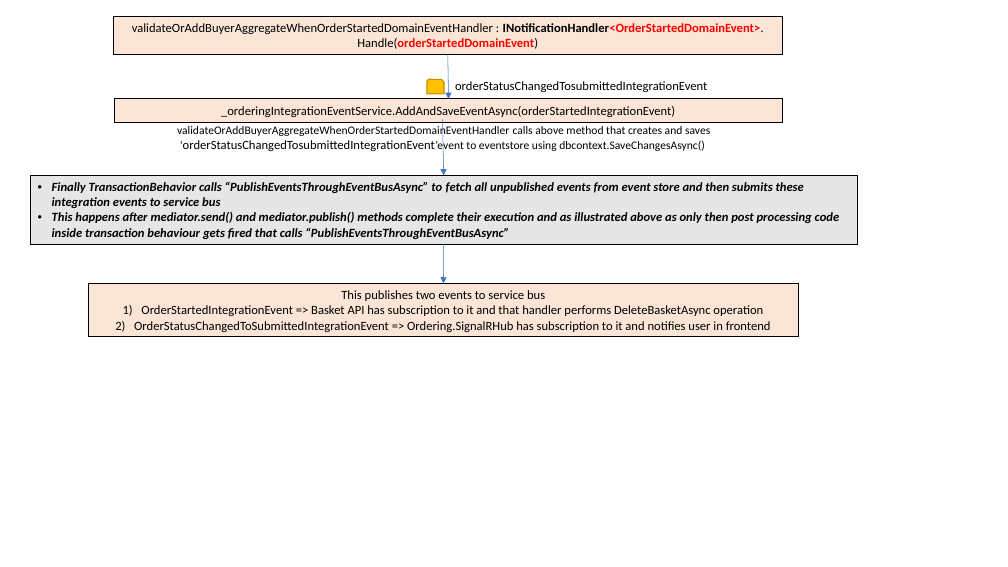
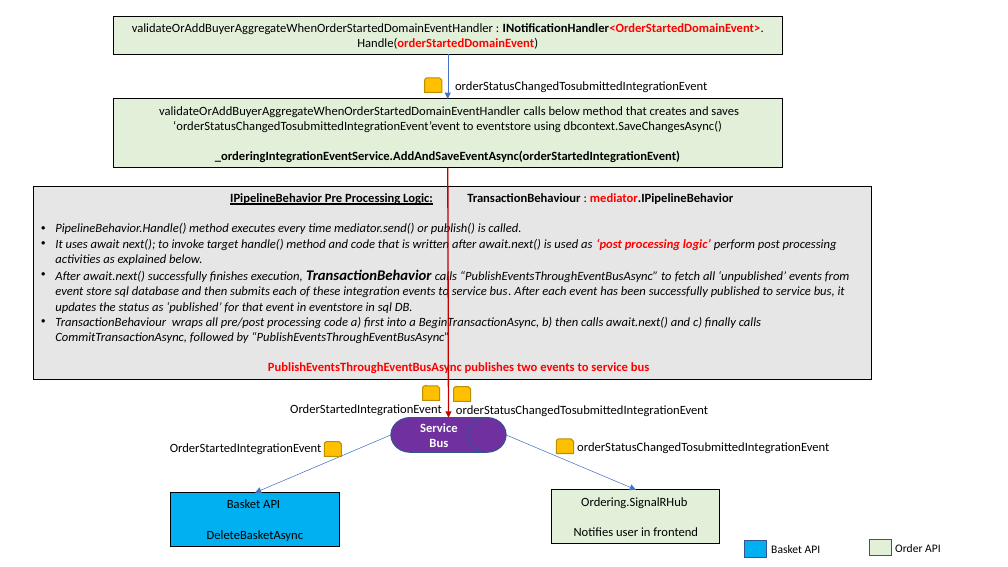
Before and after one commit to priyanko83/mykube, a slide deck: slide 3 of eshoponcontainer/eshoponcontainers_ApplicationDesign.pptx. Drawn at 1008x567 pixels with LibreOffice and Linux fonts; fonts in the diff are those of the drawing. Boxes give left, top, right and bottom in pixels: in the first picture for what was removed or moved away, otherwise in the second. Text is boxed around its words. In the diff, an @@ line names an element or a change of style, - is before the commit and + after.

```diff
--- a/eshoponcontainer/eshoponcontainers_ApplicationDesign.pptx
+++ b/eshoponcontainer/eshoponcontainers_ApplicationDesign.pptx
@@ rectangle "validateOrAddBuyerAggregateWhenOrderStartedDomainEventHandle ..." at [113, 16, 783, 54]: fill #FBE5D6 to #E2F0D9 @@
@@ rectangle "validateOrAddBuyerAggregateWhenOrderStartedDomainEventHandle ..." at [113, 99, 783, 168]: fill #FBE5D6 to #E2F0D9 @@
@@ rectangle "validateOrAddBuyerAggregateWhenOrderStartedDomainEventHandle ...": place and size @@
-rectangle "validateOrAddBuyerAggregateWhenOrderStartedDomainEventHandle ..." at [114, 99, 783, 123]
+rectangle "validateOrAddBuyerAggregateWhenOrderStartedDomainEventHandle ..." at [113, 99, 783, 168]
@@ text in rectangle at [173, 106, 738, 132]: paragraph added @@
+validateOrAddBuyerAggregateWhenOrderStartedDomainEventHandler calls below method that creates and saves ‘orderStatusChangedTosubmittedIntegrationEvent’event to eventstore using dbcontext.SaveChangesAsync()
@@ arrow removed from (442, 119) to (444, 175) @@
@@ text removed at [183, 126, 710, 153] @@
-validateOrAddBuyerAggregateWhenOrderStartedDomainEventHandler calls above method that creates and saves ‘orderStatusChangedTosubmittedIntegrationEvent’event to eventstore using dbcontext.SaveChangesAsync()
@@ text in rectangle at [215, 151, 680, 162]: bold on in "_orderingIntegrationEventService.AddAndSaveEventAsync(orderS ..." @@
@@ arrow moved from (444, 244) - (444, 284) to (448, 168) - (448, 417) @@
@@ arrow (448, 168) - (448, 417): stroke #4472C4 0.5 pt to #C00000 1.25 pt @@
@@ rectangle "IPipelineBehavior Pre Processing Logic: TransactionBehaviour ...": place and size @@
-rectangle "IPipelineBehavior Pre Processing Logic: TransactionBehaviour ..." at [30, 175, 858, 244]
+rectangle "IPipelineBehavior Pre Processing Logic: TransactionBehaviour ..." at [34, 187, 872, 380]
@@ text in rectangle at [55, 193, 850, 375]: text changed; bold off @@
-• Finally TransactionBehavior calls “PublishEventsThroughEventBusAsync” to fetch all unpublished events from event store and then submits these integration events to service bus
-• This happens after mediator.send() and mediator.publish() methods complete their execution and as illustrated above as only then post processing code inside transaction behaviour gets fired that calls “PublishEventsThroughEventBusAsync”
+          IPipelineBehavior Pre Processing Logic: TransactionBehaviour : mediator.IPipelineBehavior
+• PipelineBehavior.Handle() method executes every time mediator.send() or publish() is called.
+• It uses await next(); to invoke target handle() method and code that is written after await.next() is used as ‘post processing logic’ perform post processing activities as explained below.
+• After await.next() successfully finishes execution, TransactionBehavior calls “PublishEventsThroughEventBusAsync” to fetch all ‘unpublished’ events from event store sql database and then submits each of these integration events to service bus. After each event has been successfully published to service bus, it updates the status as ‘published’ for that event in eventstore in sql DB.
+• TransactionBehaviour wraps all pre/post processing code a) first into a BeginTransactionAsync, b) then calls await.next() and c) finally calls CommitTransactionAsync, followed by “PublishEventsThroughEventBusAsync”
+PublishEventsThroughEventBusAsync publishes two events to service bus
@@ snip round rect added at [423, 386, 440, 400], fill #FFC000, outline #BD8E00 1 pt @@
@@ snip round rect added at [454, 386, 471, 401], fill #FFC000, outline #BD8E00 1 pt @@
@@ text added at [290, 404, 442, 415], 12 pt, text #000000 @@
+OrderStartedIntegrationEvent
@@ flow chart magnetic drum added at [391, 417, 506, 452], fill #7030A0, outline #325491 1 pt, 12 pt, text #FFFFFF, bold @@
+Service Bus
@@ text added at [456, 405, 708, 416], 12 pt, text #000000 @@
+orderStatusChangedTosubmittedIntegrationEvent
@@ text added at [170, 443, 322, 454], 12 pt, text #000000 @@
+OrderStartedIntegrationEvent
@@ arrow added from (391, 435) to (255, 493), #4472C4 0.5 pt @@
@@ snip round rect added at [324, 442, 342, 456], fill #FFC000, outline #BD8E00 1 pt @@
@@ arrow added from (507, 435) to (636, 490), #4472C4 0.5 pt @@
@@ snip round rect added at [557, 439, 574, 454], fill #FFC000, outline #BD8E00 1 pt @@
@@ text added at [577, 442, 829, 453], 12 pt, text #000000 @@
+orderStatusChangedTosubmittedIntegrationEvent
@@ rectangle "Basket API": place and size @@
-rectangle "Basket API" at [88, 284, 799, 337]
+rectangle "Basket API" at [171, 493, 339, 547]
@@ rectangle "Basket API" at [171, 493, 339, 547]: fill #FBE5D6 to #00B0F0 @@
@@ text in rectangle at [207, 499, 303, 541]: text changed @@
-This publishes two events to service bus
-1) OrderStartedIntegrationEvent => Basket API has subscription to it and that handler performs DeleteBasketAsync operation
-2) OrderStatusChangedToSubmittedIntegrationEvent => Ordering.SignalRHub has subscription to it and notifies user in frontend
+Basket API
+DeleteBasketAsync
@@ rectangle added at [552, 490, 720, 544], fill #E2F0D9, outline #000000 0.75 pt, 12 pt, text #000000 @@
+Ordering.SignalRHub
+Notifies user in frontend
@@ rectangle added at [744, 541, 767, 558], fill #00B0F0, outline #325491 1 pt @@
@@ text added at [771, 545, 821, 553], 11 pt, text #000000 @@
+Basket API
@@ rectangle added at [870, 540, 892, 557], fill #E2F0D9, outline #325491 1 pt @@
@@ text added at [895, 544, 941, 552], 11 pt, text #000000 @@
+Order API
```
Also in this commit, not shown: 1 other slide changed, 3 slides added, 1 slide removed, 1 other file.
